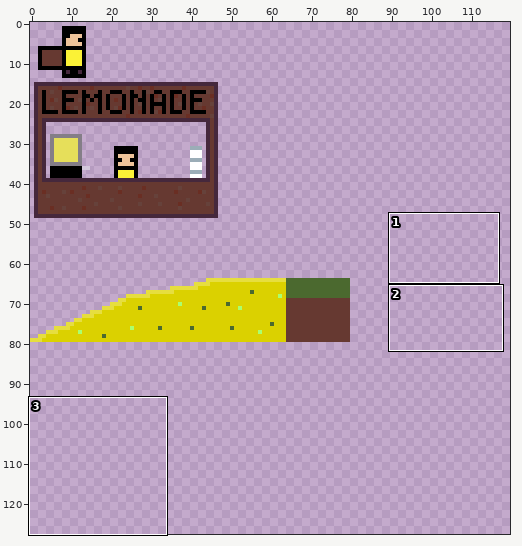
Two states of a pixel-art file, outsidetheBoxDraft.aseprite. Above: a wide view before the commit, with the close-up outlined.
Close-up. Before the edit:
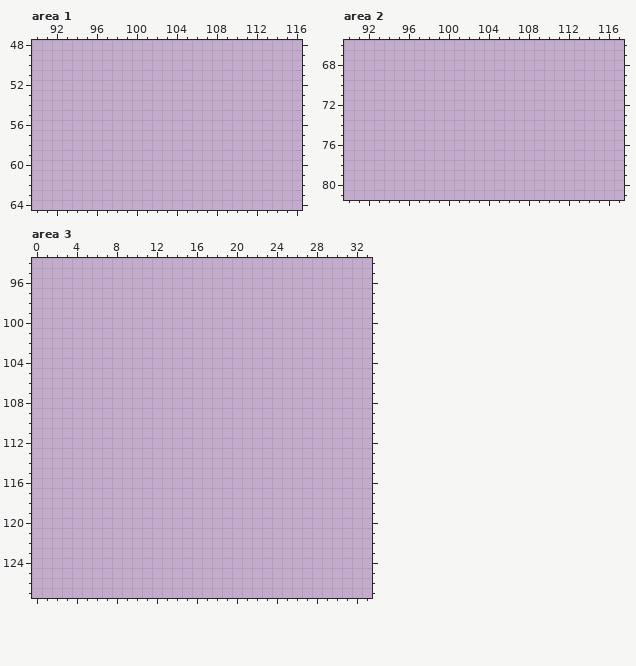
128x128 pixels, 1 frame. Shown: area 1: x 90..116, y 48..64; area 2: x 90..117, y 66..81; area 3: x 0..33, y 94..127. The wide view leaves out empty margins. The commit also changed other parts of the picture, which this record leaves out.
Once edited:
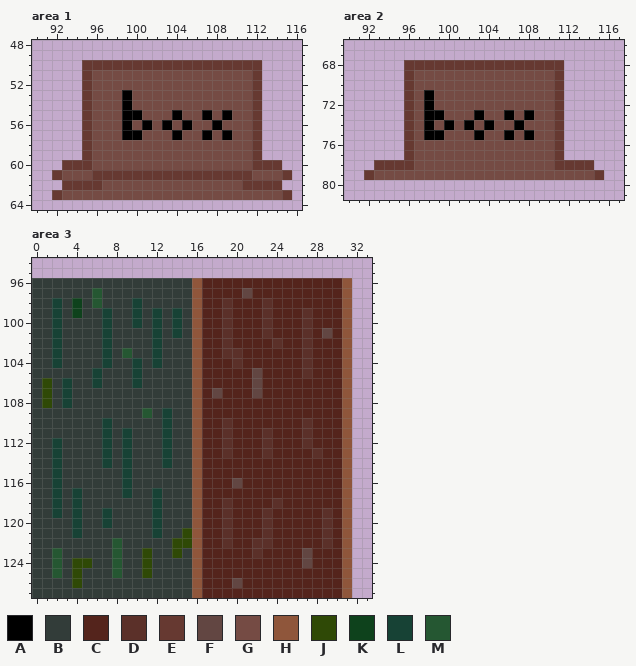
Palette (. is transparent): A #000000  B #323c39  C #54241c  D #5b3029  E #663931  F #624642  G #754b44  H #8f563b  J #2f4906  K #0e421c  L #174235  M #255732
Change:
layer "boxPlatform" added
layer "stackedBox" added
layer "WallTiles" added
Changed rows in their new state; - is an unchanged pixel.
Area 1, layer "stackedBox":
first column x 92:
50 ---EEEEEEEEEEEEEEEEEE---
51 ---EGGGGGGGGGGGGGGGGE---
52 ---EGGGGGGGGGGGGGGGGE---
53 ---EGGGAGGGGGGGGGGGGE---
54 ---EGGGAGGGGGGGGGGGGE---
55 ---EGGGAAGGGAGGAGAGGE---
56 ---EGGGAGAGAGAGGAGGGE---
57 ---EGGGAAGGGAGGAGAGGE---
58 ---EGGGGGGGGGGGGGGGGE---
59 ---EGGGGGGGGGGGGGGGGE---
60 -EEEGGGGGGGGGGGGGGGGEEE-
61 EGGGEEEEEEEEEEEEEEEEGGGE
62 -EEEEGGGGGGGGGGGGGGEEEE-
63 EGGGGGGGGGGGGGGGGGGGGGGE
Area 2, layer "boxPlatform":
first column x 92:
68 ----EEEEEEEEEEEEEEEE----
69 ----EGGGGGGGGGGGGGGE----
70 ----EGGGGGGGGGGGGGGE----
71 ----EGAGGGGGGGGGGGGE----
72 ----EGAGGGGGGGGGGGGE----
73 ----EGAAGGGAGGAGAGGE----
74 ----EGAGAGAGAGGAGGGE----
75 ----EGAAGGGAGGAGAGGE----
76 ----EGGGGGGGGGGGGGGE----
77 ----EGGGGGGGGGGGGGGE----
78 -EEEEGGGGGGGGGGGGGGEEEE-
79 EGGGGGGGGGGGGGGGGGGGGGGE
Area 3, layer "WallTiles":
first column x 0:
 96 BBBBBBBBBBBBBBBBHCCCCCCCCCCCCCCH
 97 BBBBBBMBBBBBBBBBHCCCCFCCCCCCCCCH
 98 BBLBKBMBBBLBBBBBHCCDCCCDCCCCCCCH
 99 BBLBKBBLBBLBLBLBHCCDCCCDCCCDCCCH
100 BBLBBBBLBBLBLBLBHCCDCCCDCCCDCCCH
101 BBLBBBBLBBBBLBLBHCCDCCCDCCCDCFCH
102 BBLBBBBLBBBBLBBBHCCDCCCCDCCDCCCH
103 BBLBBBBLBMBBLBBBHCCDDCCCCCCDCCCH
104 BBLBBBBLBBLBLBBBHCCCDCCCCCCDCCCH
105 BBBBBBLBBBLBBBBBHCCCCCFCCCCDCCCH
106 BJBLBBLBBBLBBBBBHCCCCCFCCCCCCCCH
107 BJBLBBBBBBBBBBBBHCFCCCFCCCCCCCCH
108 BJBLBBBBBBBBBBBBHCCCCCCCCCCCCCCH
109 BBBBBBBBBBBMBLBBHCCCCCCCCCCCCCCH
110 BBBBBBBLBBBBBLBBHCCDCCCCCCCDCCCH
111 BBBBBBBLBLBBBLBBHCCDCCCDCCCDCCCH
112 BBLBBBBLBLBBBLBBHCCDCCCDCCCDCCCH
113 BBLBBBBLBLBBBLBBHCCDCCCDCCCCDCCH
114 BBLBBBBLBLBBBLBBHCCCCCCCCCCCCCCH
115 BBLBBBBBBLBBBBBBHCCCCCCCCCCCCCCH
116 BBLBBBBBBLBBBBBBHCCCFCCCCCCCCCCH
117 BBLBLBBBBLBBLBBBHCCCCCCCCCCCCCCH
118 BBLBLBBBBBBBLBBBHCCDCCCCDCCCCCCH
119 BBLBLBBLBBBBLBBBHCCDCCCDCCCCCDCH
120 BBBBLBBLBBBBLBBBHCCDCCCDCCCCCDCH
121 BBBBLBBBBBBBLBBJHCCDCCCDCCCCCDCH
122 BBBBBBBBMBBBBBJJHCCDCCDDCCCCCDCH
123 BBMBBBBBMBBJBBJBHCCCCCDCCCCFCCCH
124 BBMBJJBBMBBJBBBBHCCCCCCCCCCFCCCH
125 BBMBJBBBMBBJBBBBHCCCCCCCCCCCCCCH
126 BBBBJBBBBBBBBBBBHCCCFCCCCCCCCCCH
127 BBBBBBBBBBBBBBBBHCCCCCCCCCCCCCCH
